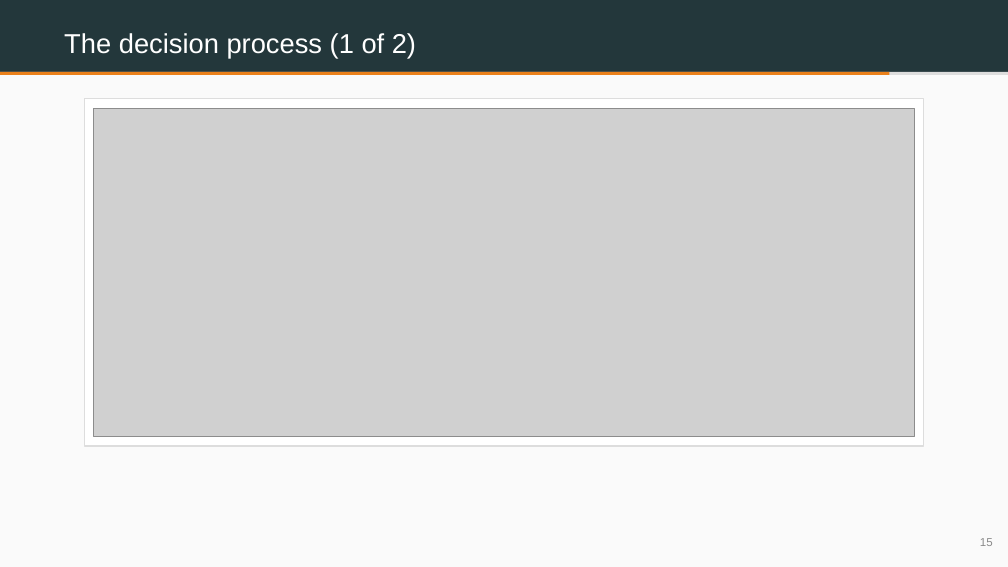
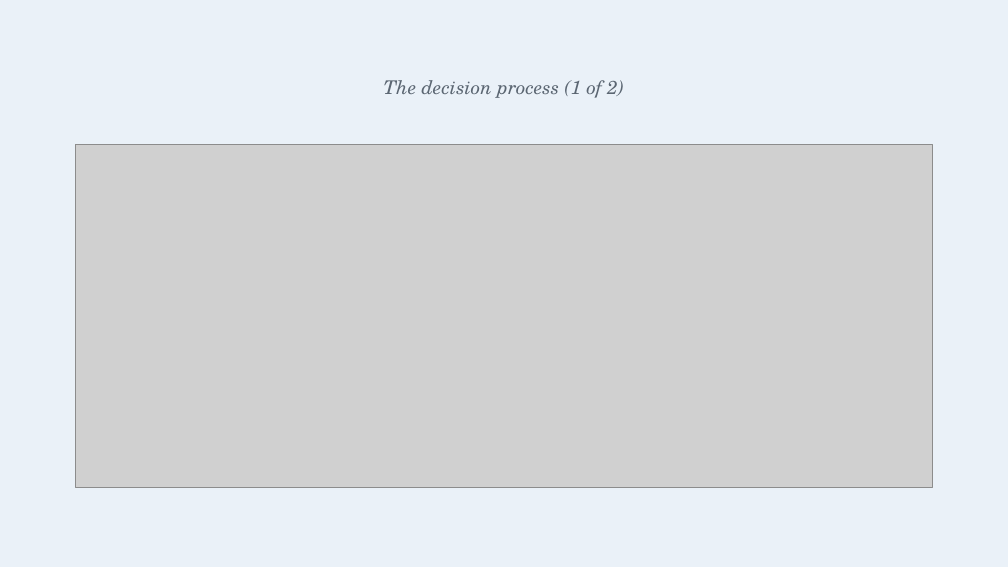
Before and after one commit to benjiesotelo-sudo/Telos_FIN1209, a slide deck: slide 4 of special-lecture/FIN1209-Special-Lecture-2-StockDesk.pptx (slide 15 before the commit). Drawn at 1008x567 pixels with LibreOffice and Linux fonts; fonts in the diff are those of the drawing; grey boxes stand for pictures. Boxes give left, top, right and bottom in pixels: in the first picture for what was removed or moved away, otherwise in the second. Text is boxed around its words. In the diff, an @@ line names an element or a change of style, - is before the commit and + after.

```diff
--- a/special-lecture/FIN1209-Special-Lecture-2-StockDesk.pptx
+++ b/special-lecture/FIN1209-Special-Lecture-2-StockDesk.pptx
@@ rectangle at bbox=[0, 0, 1008, 567]: fill #FAFAFA to #EAF1F8 @@
@@ rectangle removed at bbox=[0, 0, 1008, 72] @@
@@ rectangle removed at bbox=[0, 72, 1008, 75] @@
@@ rectangle removed at bbox=[0, 72, 889, 75] @@
@@ text "The decision process (1 of ...": place and size @@
-text "The decision process (1 of ..." at bbox=[64, 33, 416, 58]
+text "The decision process (1 of ..." at bbox=[384, 80, 624, 98]
@@ text "The decision process (1 of ..." at bbox=[384, 80, 624, 98]: size 26 to 18 pt, font Arial to TeX Gyre Schola, text colour #FFFFFF to #5B6672, italic on; alignment left to centre; line spacing 1.05 to 1; vertical alignment middle to top @@
@@ rectangle removed at bbox=[84, 98, 924, 446] @@
@@ picture: place and size @@
-picture at bbox=[94, 108, 914, 436]
+picture at bbox=[76, 144, 932, 487]
@@ text removed at bbox=[980, 538, 993, 546] @@
-15
```
Also in this commit, not shown: 3 other slides changed, 2 slides added, 13 slides removed, 1 other file.
